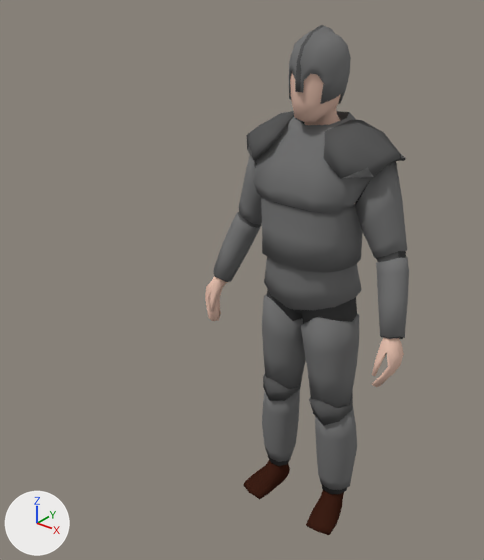
What one commit did to the Blender file Eternal Journey/Assets/Core/Characters/Player.blend.
Both versions are drawn from a 50 mm lens placed at (1.116, -1.769, 1.985), pointed at (-0.028, -0.338, 1.097). The lights are fixed; the arrows at lower left show +X, +Y and +Z.

In view in the first picture: 'Body', 'Helmet', 'PlateBody', 'PlateLegs', 'Shoe'.
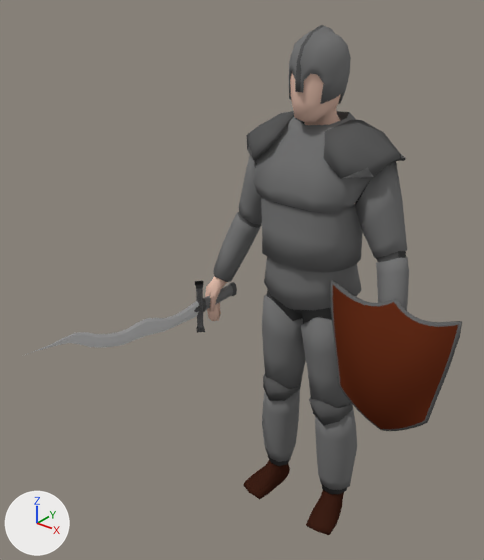
The change, as a list of edits to the scene's bpy script:
```text
Add mat_wood:
    mat_wood = diffuse_material('Wood')
    mat_wood.base_color = (0.124, 0.0251, 0.00962)  # brown #632c19
Add mat_metal_grey:
    mat_metal_grey = diffuse_material('Metal_grey')
    mat_metal_grey.base_color = (0.128, 0.128, 0.128)  # dark grey #646464
Add mat_blade_highlight:
    mat_blade_highlight = diffuse_material('Blade highlight')
    mat_blade_highlight.base_color = (0.593, 0.593, 0.593)  # light grey #cacaca
Add mat_blade:
    mat_blade = diffuse_material('Blade')
    mat_blade.base_color = (0.593, 0.593, 0.593)  # light grey #cacaca
Add mat_metal_001:
    mat_metal_001 = diffuse_material('Metal.001')
    mat_metal_001.base_color = (0.19, 0.19, 0.19)  # grey #797979
Add mat_metal_dark_001:
    mat_metal_dark_001 = diffuse_material('Metal dark.001')
    mat_metal_dark_001.base_color = (0.102, 0.102, 0.102)  # dark grey #5a5a5a
Add me_cusurfpatch:
    me_cusurfpatch.from_pydata(...)  # 516 vertices, 514 faces; spans x -0.213..0.213, y -0.052..0.037, z -0.264..0.234
    me_cusurfpatch.polygons.foreach_set('use_smooth', [True] * 514)
    # faces by material slot: [162, 352]
    me_cusurfpatch.materials.append(mat_metal_grey)  # dark grey #646464
    me_cusurfpatch.materials.append(mat_wood)  # brown #632c19
Add me_plane:
    me_plane.from_pydata(...)  # 256 vertices, 226 faces, 8 loose edges; spans x -0.021..0.021, y -0.835..0.106, z -0.098..0.155
    # faces by material slot: [11, 110, 37, 68]
    me_plane.materials.append(mat_metal_001)  # grey #797979
    me_plane.materials.append(mat_metal_dark_001)  # dark grey #5a5a5a
    me_plane.materials.append(mat_blade)  # light grey #cacaca
    me_plane.materials.append(mat_blade_highlight)  # light grey #cacaca
Add ob_shield:
    ob_shield = bpy.data.objects.new('Shield', me_cusurfpatch)
    ob_shield.location = (0.356, -0.103, 0.822)
Add ob_plane:
    ob_plane = bpy.data.objects.new('Plane', me_plane)
    ob_plane.location = (-0.356, -0.077, 0.827)
```

Boxes (x1, y1, x2, y2) around the edits, measured in the pictures (484 x 560 px):
'Shield', added (brown): after (330, 280, 462, 431)
    faces in mat_wood (brown #632c19): (333, 285, 458, 429)
    faces in mat_metal_grey (dark grey #646464): (330, 280, 462, 431)
'Plane', added: after (25, 281, 237, 355)
    faces in mat_blade_highlight (light grey #cacaca): (25, 301, 199, 355)
    faces in mat_blade (light grey #cacaca): (28, 304, 199, 354)
    faces in mat_metal_001 (grey #797979): (196, 284, 233, 328)
    faces in mat_metal_dark_001 (dark grey #5a5a5a): (194, 281, 237, 333)
